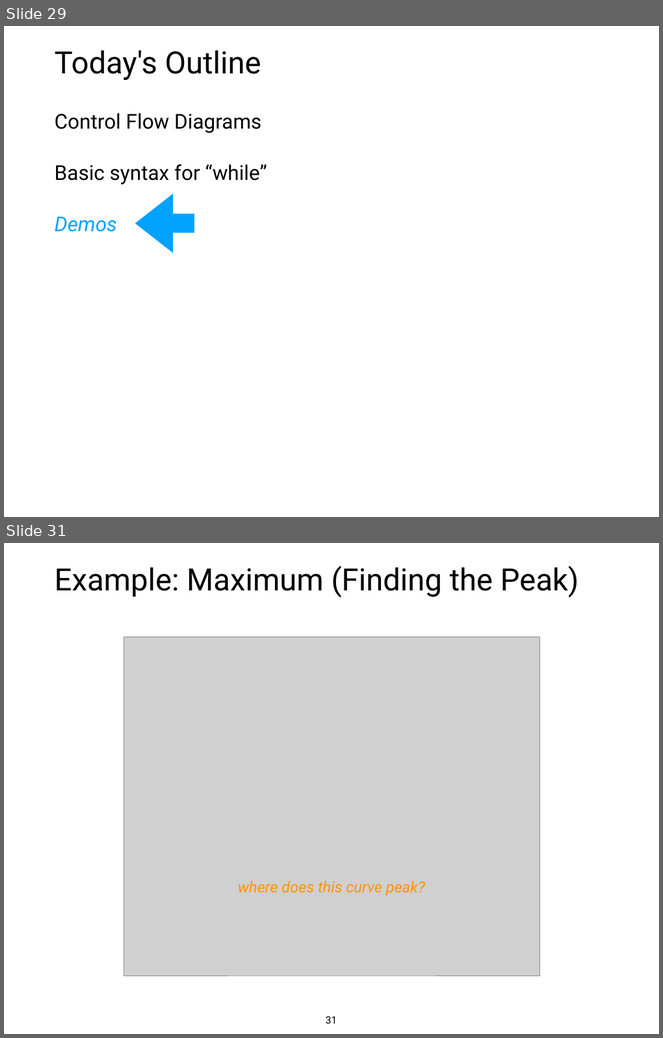
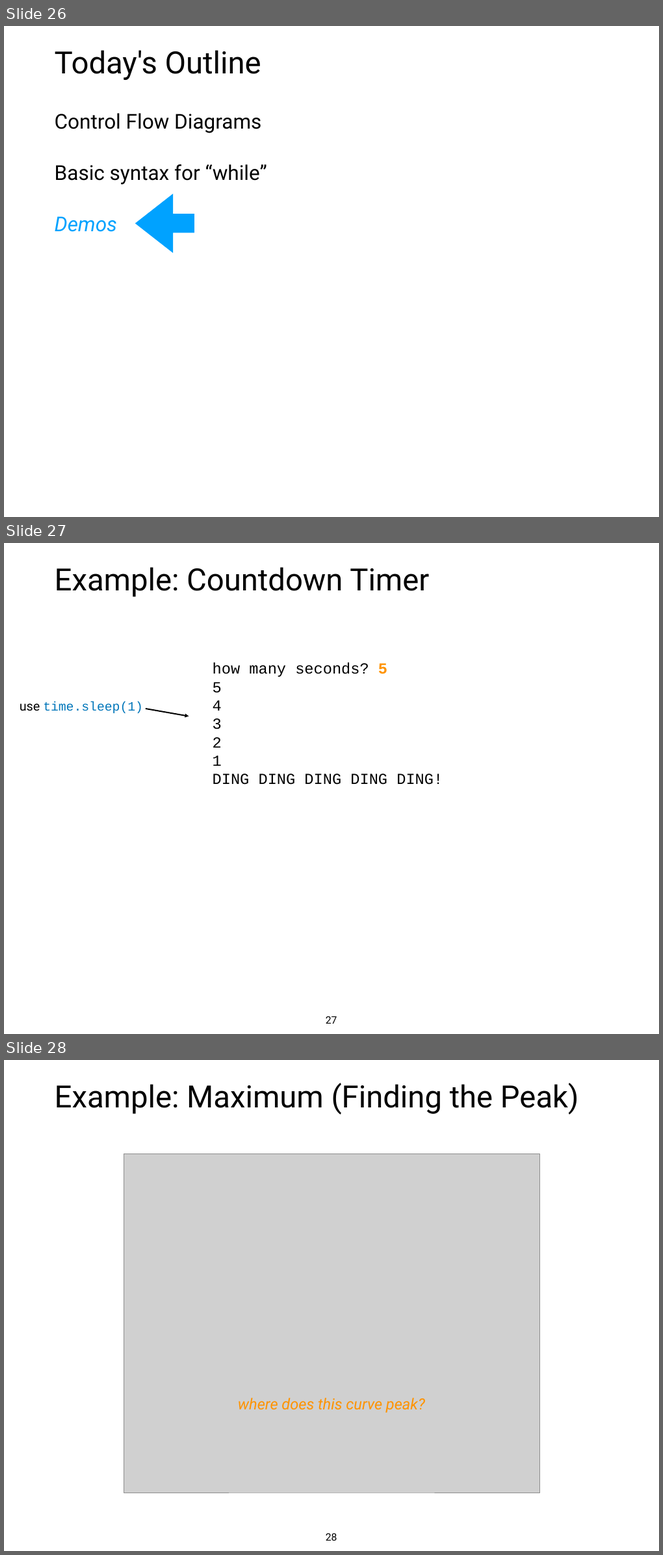
Before and after one commit to tylerharter/caraza-harter-com, a slide deck: tyler/meena/cs220/f21/materials/lec_11_F21.ppt. Shown one above the other, each under a label of ours: slides 29 and 31 before the commit, slides 26, 27 and 28 after it; the slides between them are not shown. The pictures are 663x1038 and 663x1555 pixels, drawn with LibreOffice and Linux fonts; fonts in the diff are those of the drawing; grey boxes stand for pictures. Boxes give left, top, right and bottom in pixels: in the first picture for what was removed or moved away, otherwise in the second. Text is boxed around its words. In the diff, an @@ line names an element or a change of style, - is before the commit and + after.

```diff
--- a/tyler/meena/cs220/f21/materials/lec_11_F21.ppt
+++ b/tyler/meena/cs220/f21/materials/lec_11_F21.ppt
@@ slide 27 added at box(4, 543, 659, 1034), background #FFFFFF @@
@@ title added at box(55, 567, 429, 597), 48 pt, text #000000 @@
+Example: Countdown Timer
@@ text added at box(213, 663, 443, 785), 24 pt, text #000000 @@
+how many seconds? 5
+5
+4
+3
+2
+1
+DING DING DING DING DING!
@@ text added at box(20, 702, 143, 713), 20 pt, text #0076BA @@
+use time.sleep(1)
@@ arrow added from (146, 709) to (189, 717), #000000 2.01 pt @@
@@ page number added at box(326, 1016, 337, 1024), 16 pt, text #000000 @@
+27
@@ what was slide 29 is now slide 26 @@
@@ what was slide 31 is now slide 28 @@
@@ page number at box(326, 1533, 337, 1541): text changed @@
-31
+28
```
Also in this commit, not shown: 5 slides changed, 1 other slide added, 4 slides removed, 4 other files.
